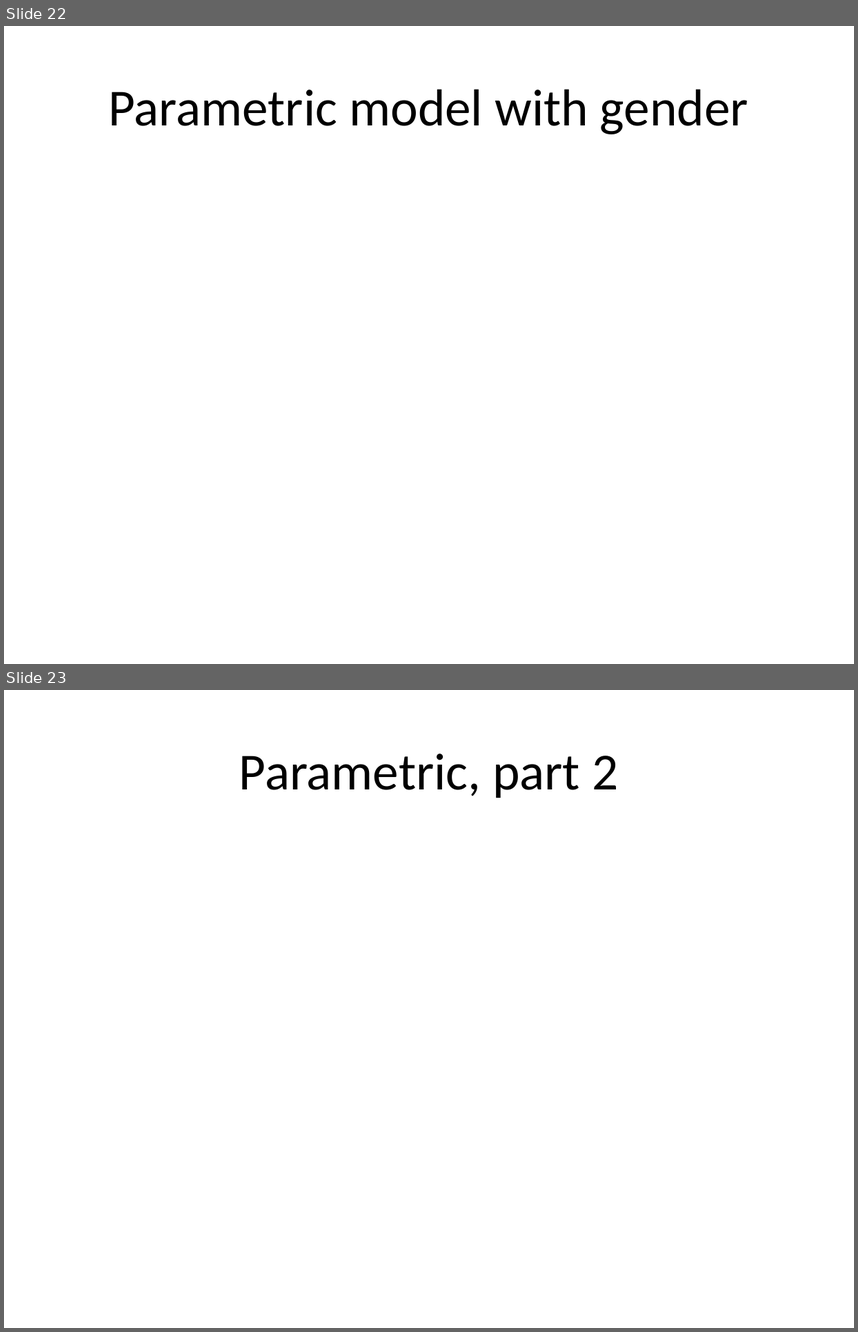
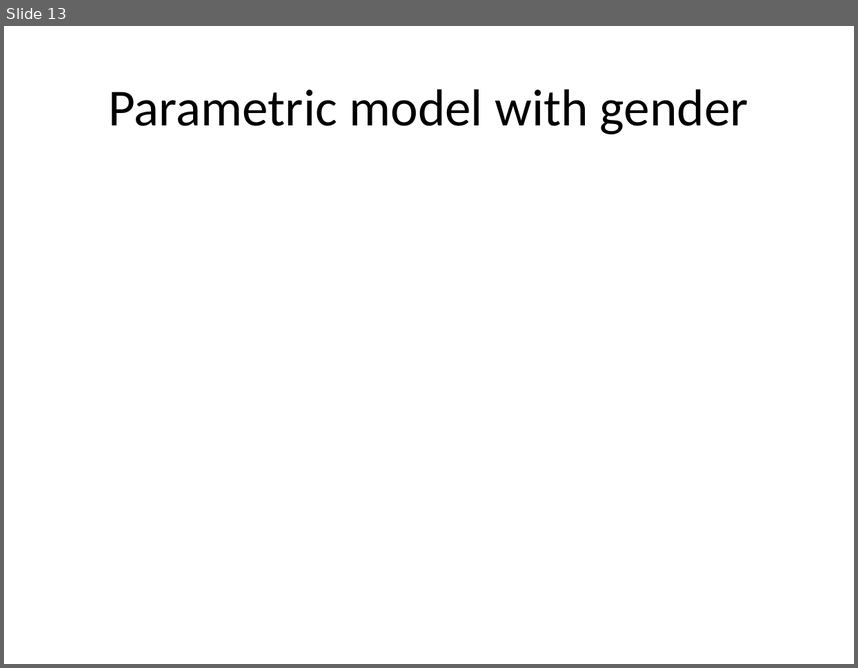
Before and after one commit to pmean/survival-lecture5, a slide deck: r/ppt5a.pptx. Shown one above the other, each under a label of ours: slides 22 and 23 before the commit, slide 13 after it. The pictures are 858x1332 and 858x668 pixels, drawn with LibreOffice and Linux fonts; fonts in the diff are those of the drawing. Boxes give left, top, right and bottom in pixels: in the first picture for what was removed or moved away, otherwise in the second. Text is boxed around its words. In the diff, an @@ line names an element or a change of style, - is before the commit and + after.

```diff
--- a/r/ppt5a.pptx
+++ b/r/ppt5a.pptx
@@ slide 23 removed at bbox=[4, 690, 854, 1328], background #FFFFFF @@
@@ title removed at bbox=[239, 753, 618, 798] @@
-Parametric, part 2
@@ what was slide 22 is now slide 13 @@
```
Also in this commit, not shown: 3 slides changed, 17 slides added, 22 other slides removed, 3 other files.
